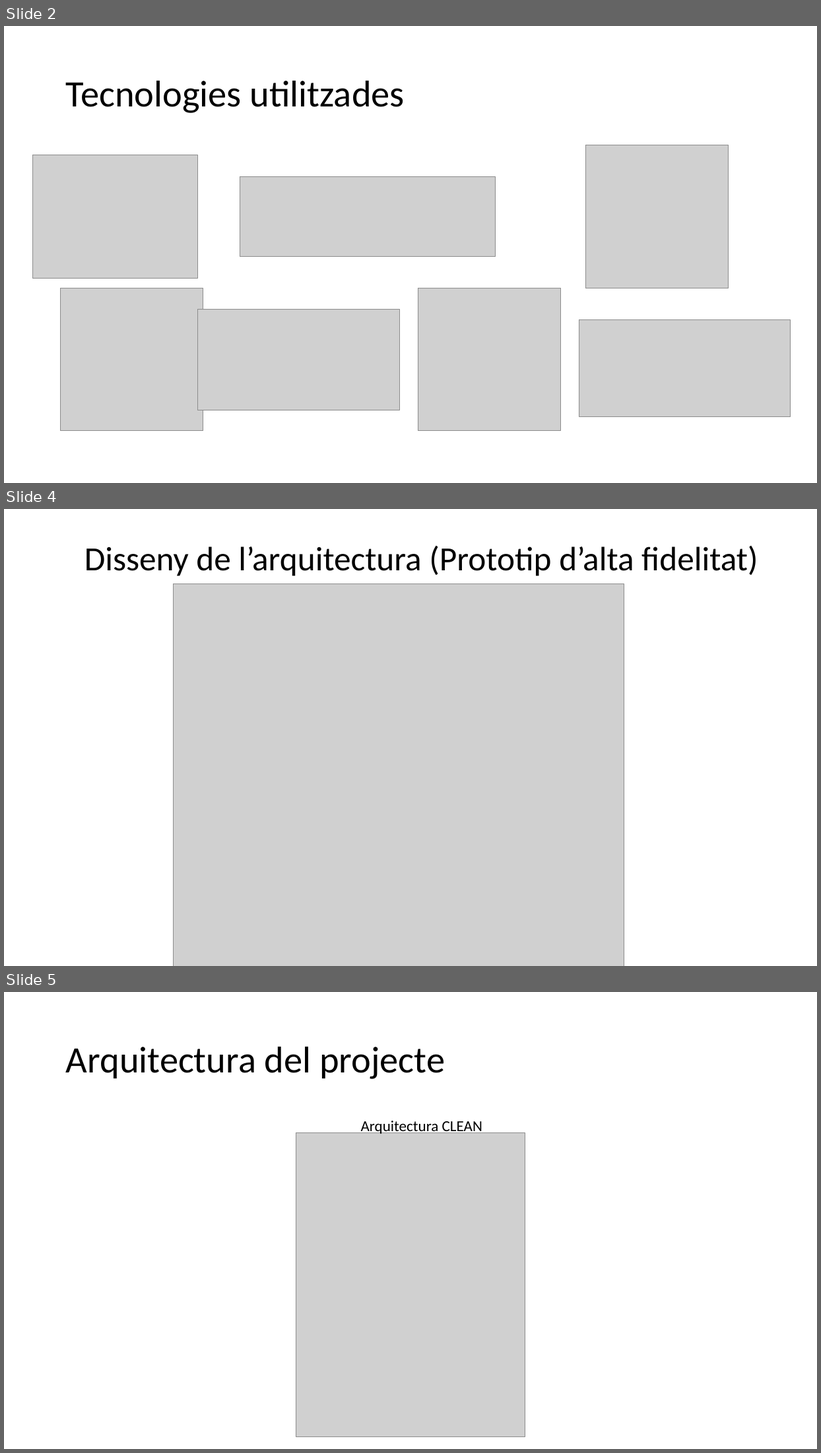
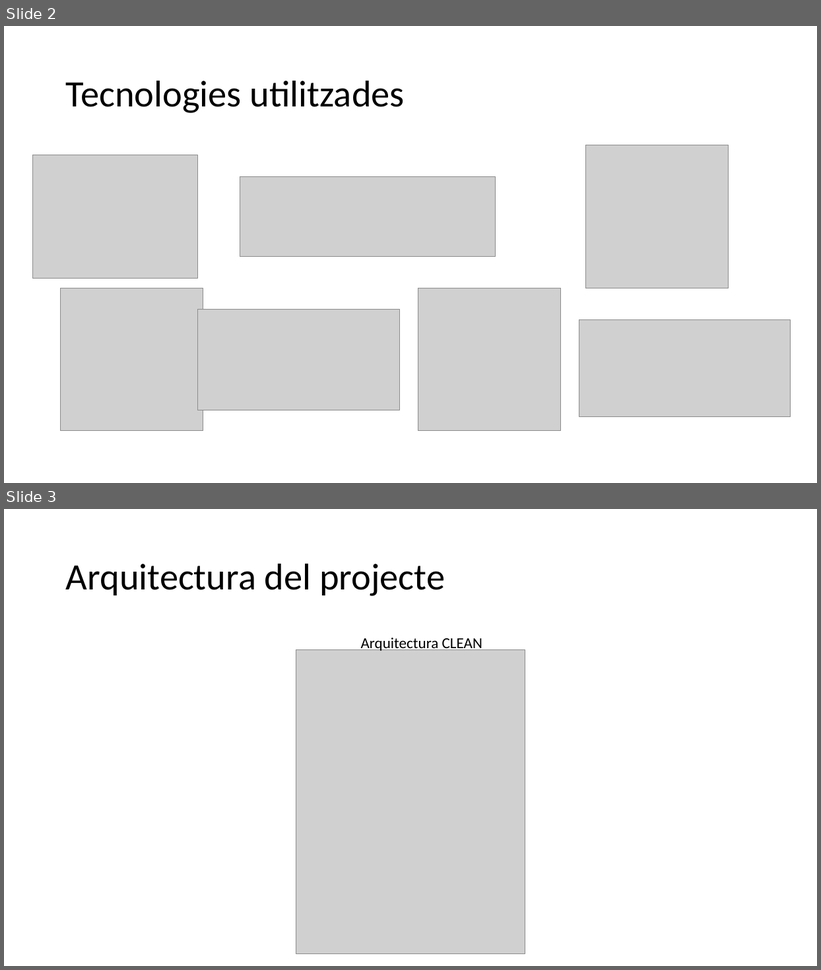
Before and after one commit to JoelFusterBosch/Projecte_Final_DAM_Gestio-_d_una_falla, a slide deck: Presentació/Gestió d’una falla.pptx. Shown one above the other, each under a label of ours: slides 2, 4 and 5 before the commit, slides 2 and 3 after it; the slides between them are not shown. The pictures are 821x1453 and 821x970 pixels, drawn with LibreOffice and Linux fonts; fonts in the diff are those of the drawing; grey boxes stand for pictures. Boxes give left, top, right and bottom in pixels: in the first picture for what was removed or moved away, otherwise in the second. Text is boxed around its words. In the diff, an @@ line names an element or a change of style, - is before the commit and + after.

```diff
--- a/Presentació/Gestió d’una falla.pptx
+++ b/Presentació/Gestió d’una falla.pptx
@@ slide 4 removed at (x1=4, y1=509, x2=817, y2=966), background #FFFFFF @@
@@ title removed at (x1=85, y1=545, x2=758, y2=576) @@
-Disseny de l’arquitectura (Prototip d’alta fidelitat)
@@ picture removed at (x1=174, y1=584, x2=624, y2=966) @@
@@ what was slide 5 is now slide 3 @@
```
Also in this commit, not shown: 2 slides changed, 1 slide added, 3 other slides removed, 27 other files.
